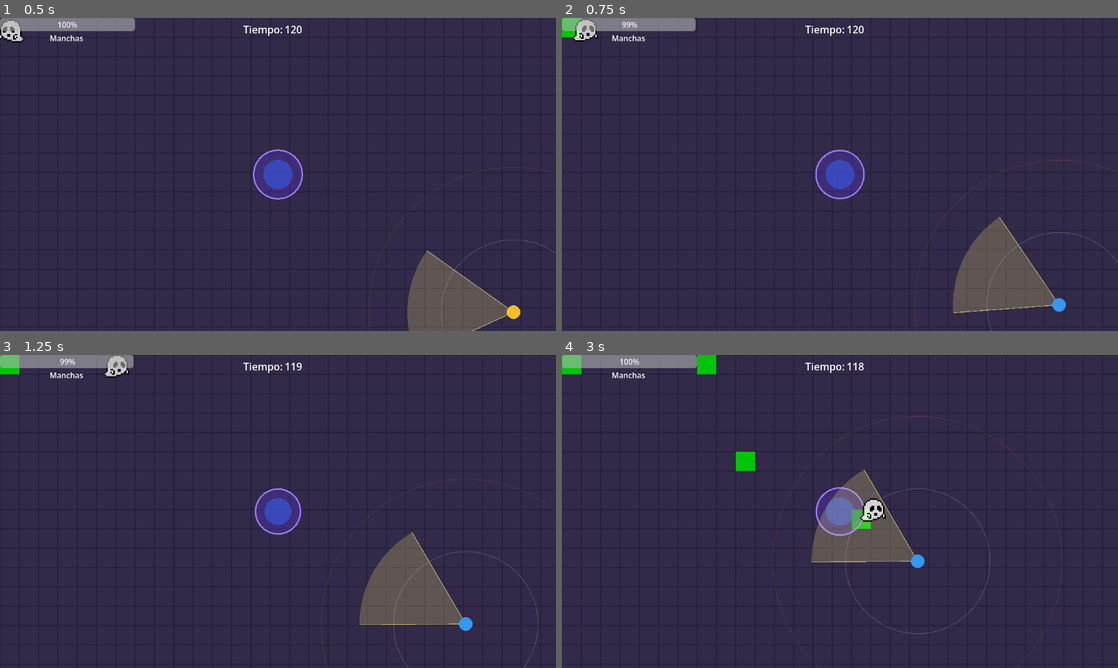
Above: before the commit, frames 1-4 (two rows, left to right).
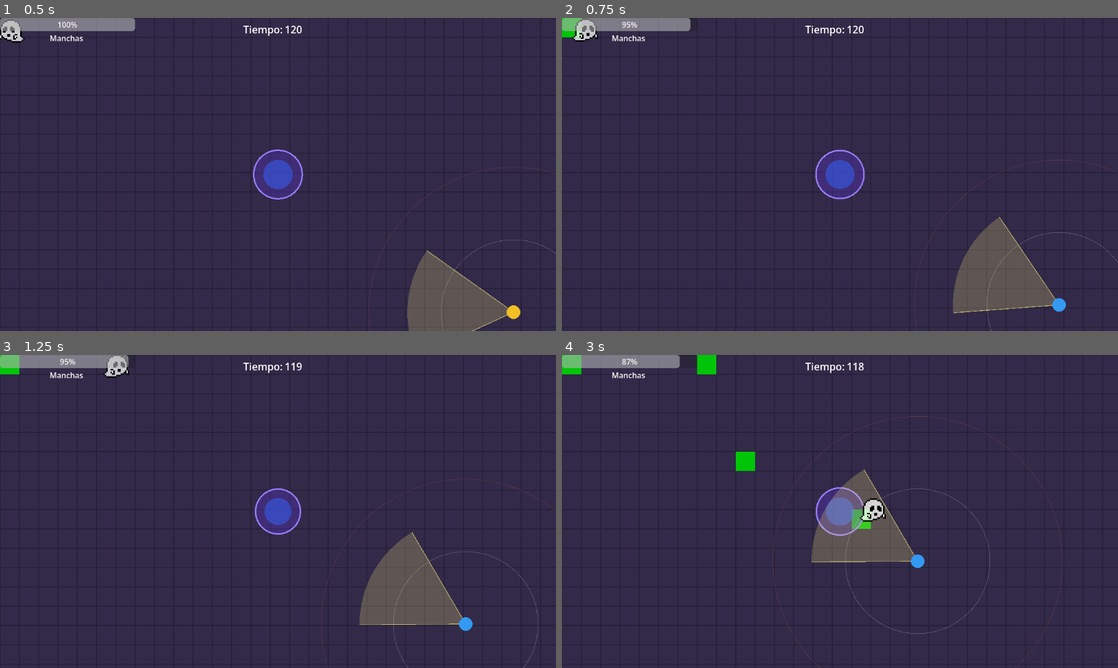
Above: after the commit, the same moments.

Repository: UNKMage/Sloppy-Spectre
Game: Godot game, scene res://main.tscn
Two runs of this game, one before a commit and one after it. Both use one fixed random seed, a clock stepped at 60 frames per second and the inputs below.
Inputs:
- Up to frame 1 (0.5 s): no input
- Up to frame 2 (0.75 s): hold D (right) from 0.53 s (still down); hold Space (ensuciar) from 0.53 s (still down)
- Up to frame 3 (1.25 s): keep holding D (right); keep holding Space (ensuciar)
- Up to frame 4 (3 s): release D (right) at 1.28 s; release Space (ensuciar) at 1.28 s; hold S (down) 1.28-2.03 s; tap Space (ensuciar) at 1.35, 2.85 s; hold D (right) 2.03-2.78 s; hold Space (ensuciar) 2.03-2.78 s; hold W (up) from 2.78 s (still down)

Frame 1 is identical in both runs. In frame 2, less than 0.1% of the frame differs, in the area x 11-25%, y 0-5%; in frame 3, less than 0.1%; in frame 4, 0.2%, in the area x 10-25%, y 0-5%.

Commit message:
Add files via upload

Diff:
--- a/area_2d.gd
+++ b/area_2d.gd
@@ -114,7 +114,7 @@
 
 
 func dejar_mancha() -> void:
-	pinturas_disponibles -= 1
+	pinturas_disponibles -= 5
 
 	# Emitir la señal personalizada pasando el nuevo valor
 	emit_signal("pinturas_actualizadas", pinturas_disponibles)
